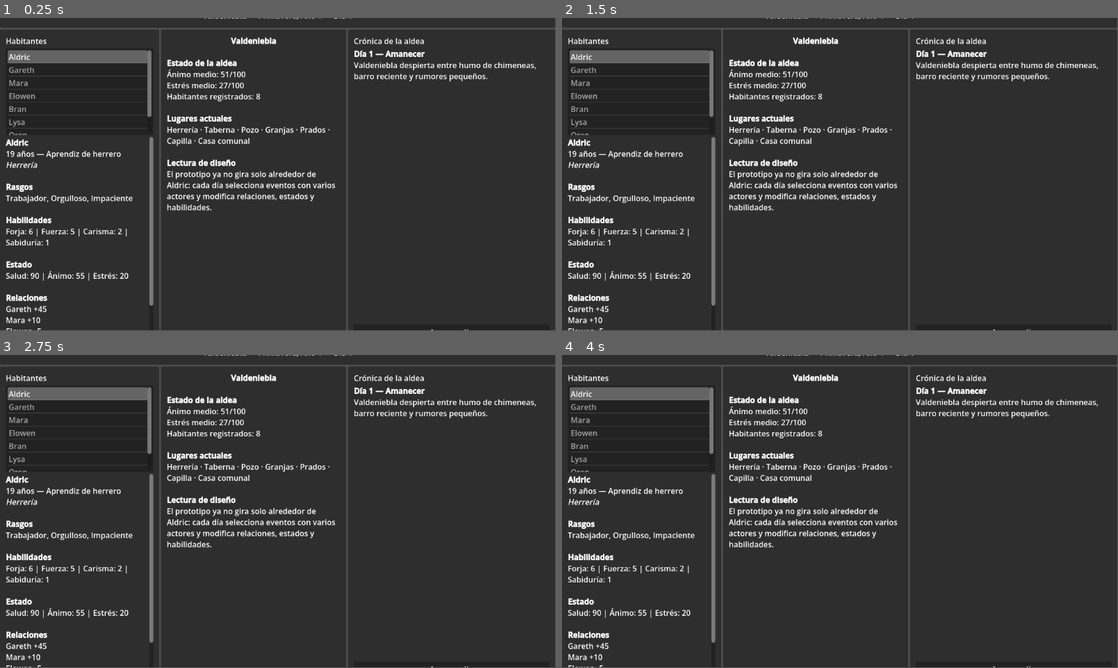
Above: before the commit, frames 1-4 (two rows, left to right).
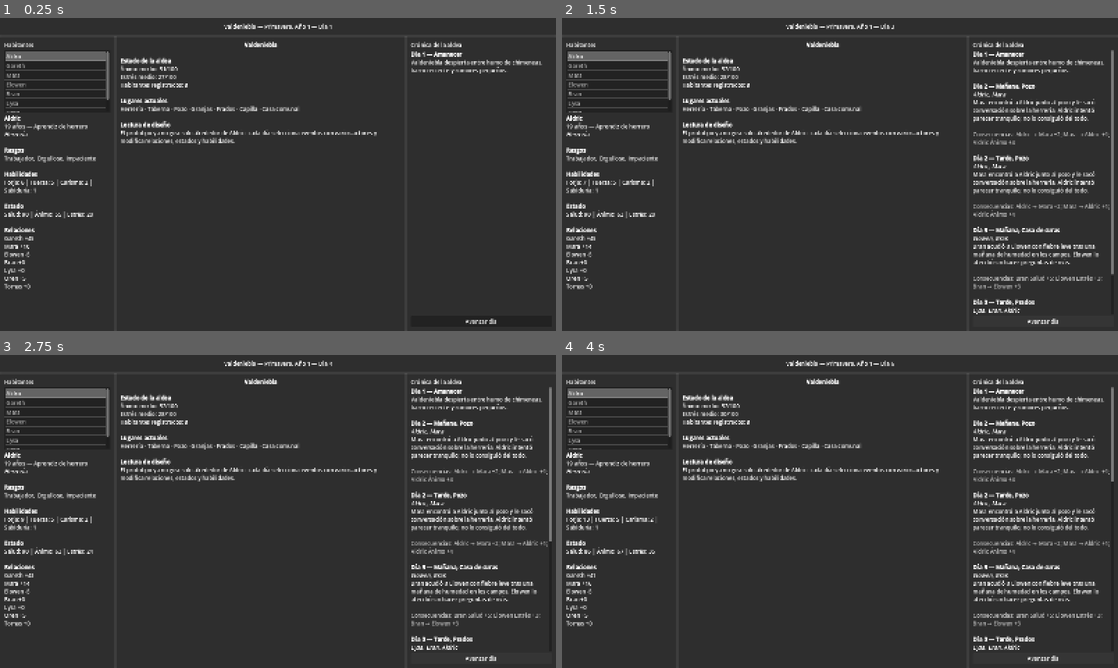
Above: after the commit, the same moments.

Repository: Nachobt98/valdeniebla
Game: Godot game, scene res://main.tscn
Two runs of this game, one before a commit and one after it. Both use one fixed random seed, a clock stepped at 60 frames per second and the inputs below.
Inputs (mouse positions are in pixels of both pictures, inside the frame that each line leads up to):
- Up to frame 1 (0.25 s): no input
- Up to frame 2 (1.5 s): click (1040, 321) at 0.5 s, where only the run after the commit has a clickable "Avanzar día"; click (1040, 321) at 1.25 s, where only the run after the commit has a clickable "Avanzar día"
- Up to frame 3 (2.75 s): click (478, 658) at 2 s, where only the run after the commit has a clickable "Avanzar día"
- Up to frame 4 (4 s): tap Enter at 2.75 s; tap Space at 3.5 s
In our replay, the window is 799x449 before the commit and 800x450 after it. These sizes can differ from the game's own. Grey fills any space a smaller window leaves; there, only what the larger window draws over its background counts as a difference.

The runs differ from the first frame. In frame 1, 11% of the frame differs, in the area x 0-100%, y 0-100%; in frame 2, 15%; in frame 3, 15%; in frame 4, 15%.

Commit message:
Set larger default game viewport

Diff:
--- a/project.godot
+++ b/project.godot
@@ -15,6 +15,15 @@
 config/features=PackedStringArray("4.6", "GL Compatibility")
 config/icon="res://icon.svg"
 
+[display]
+
+window/size/viewport_width=1600
+window/size/viewport_height=900
+window/size/window_width_override=1600
+window/size/window_height_override=900
+window/stretch/mode="canvas_items"
+window/stretch/aspect="expand"
+
 [physics]
 
 3d/physics_engine="Jolt Physics"
